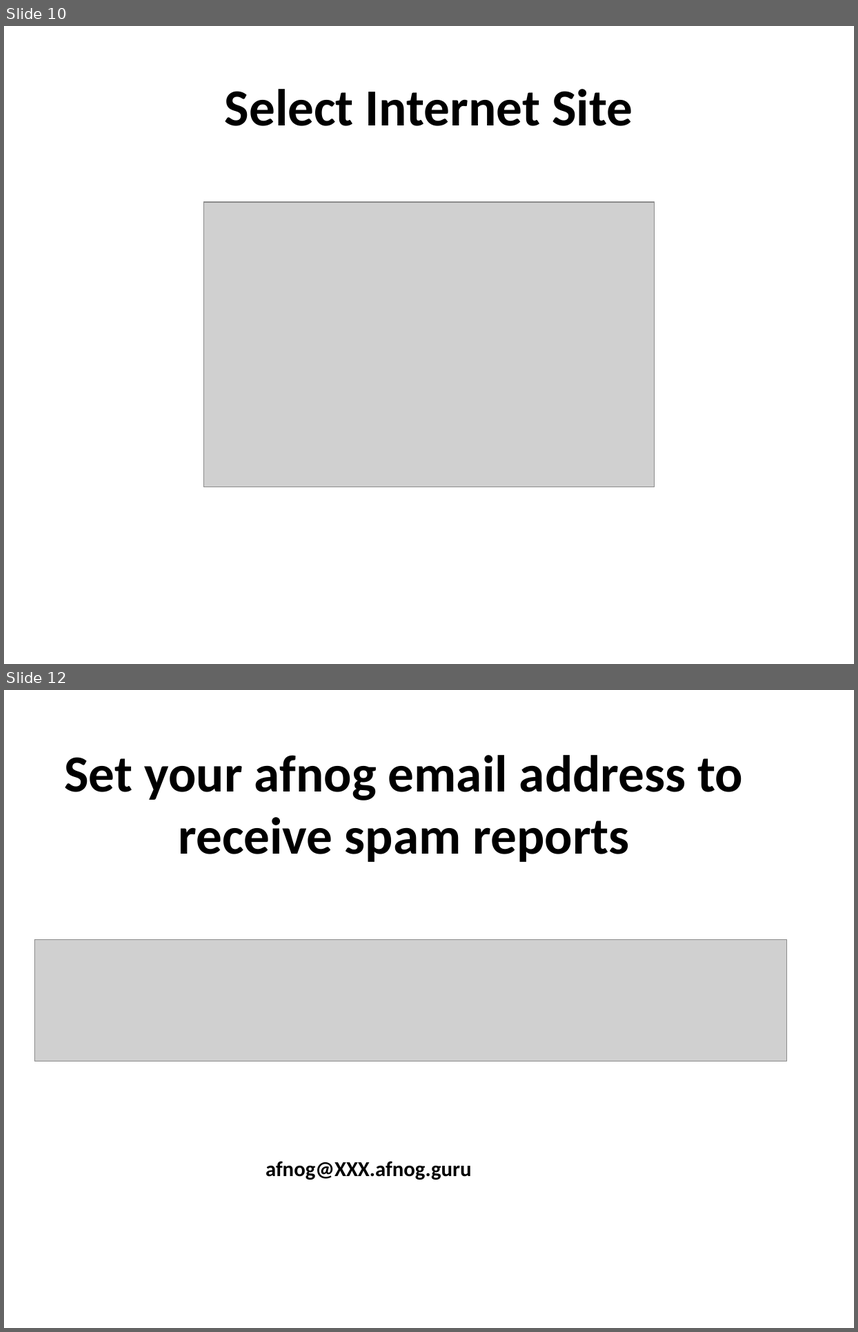
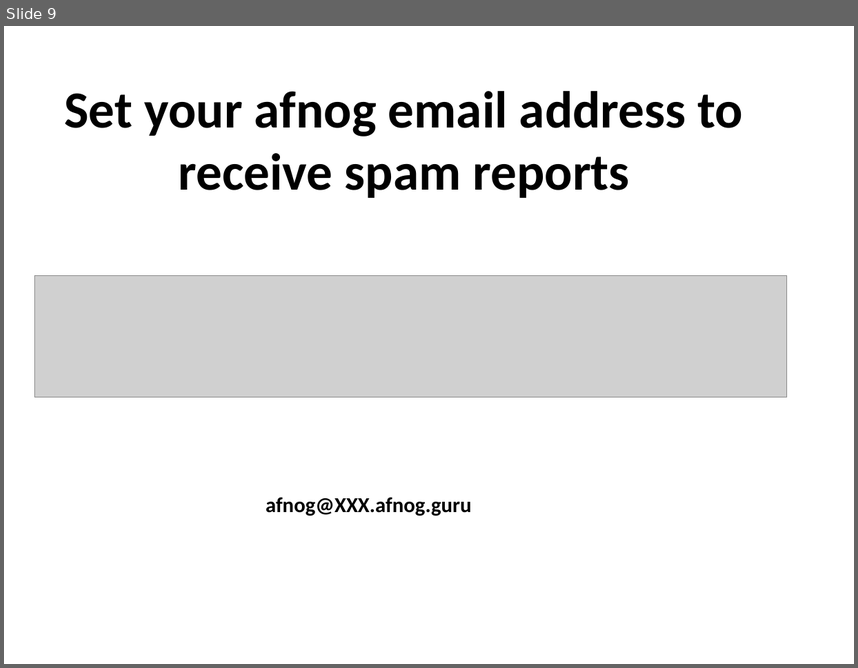
Before and after one commit to afnog/sse, a slide deck: postfix/mailgateway-pt2.pptx. Shown one above the other, each under a label of ours: slides 10 and 12 before the commit, slide 9 after it; the slides between them are not shown. The pictures are 858x1332 and 858x668 pixels, drawn with LibreOffice and Linux fonts; fonts in the diff are those of the drawing; grey boxes stand for pictures. Boxes give left, top, right and bottom in pixels: in the first picture for what was removed or moved away, otherwise in the second. Text is boxed around its words. In the diff, an @@ line names an element or a change of style, - is before the commit and + after.

```diff
--- a/postfix/mailgateway-pt2.pptx
+++ b/postfix/mailgateway-pt2.pptx
@@ slide 10 removed at bbox=[4, 26, 854, 664], background #FFFFFF @@
@@ title removed at bbox=[225, 89, 633, 126] @@
-Select Internet Site
@@ picture removed at bbox=[204, 202, 655, 487] @@
@@ what was slide 12 is now slide 9 @@
```
Also in this commit, not shown: 2 other slides removed.
